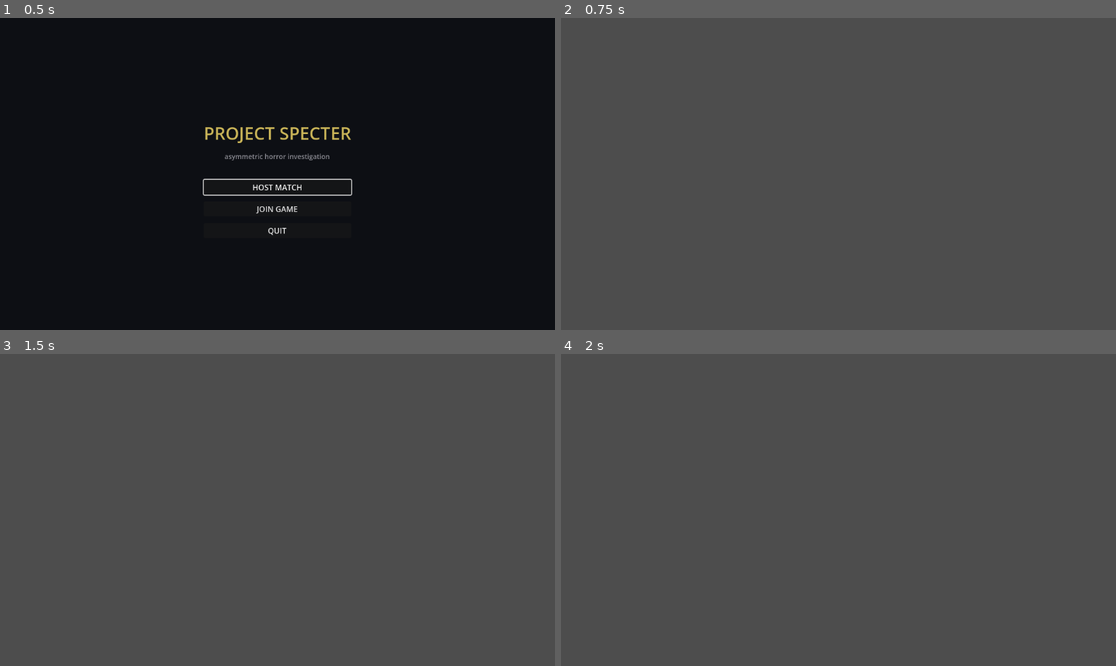
Above: before the commit, frames 1-4 (two rows, left to right).
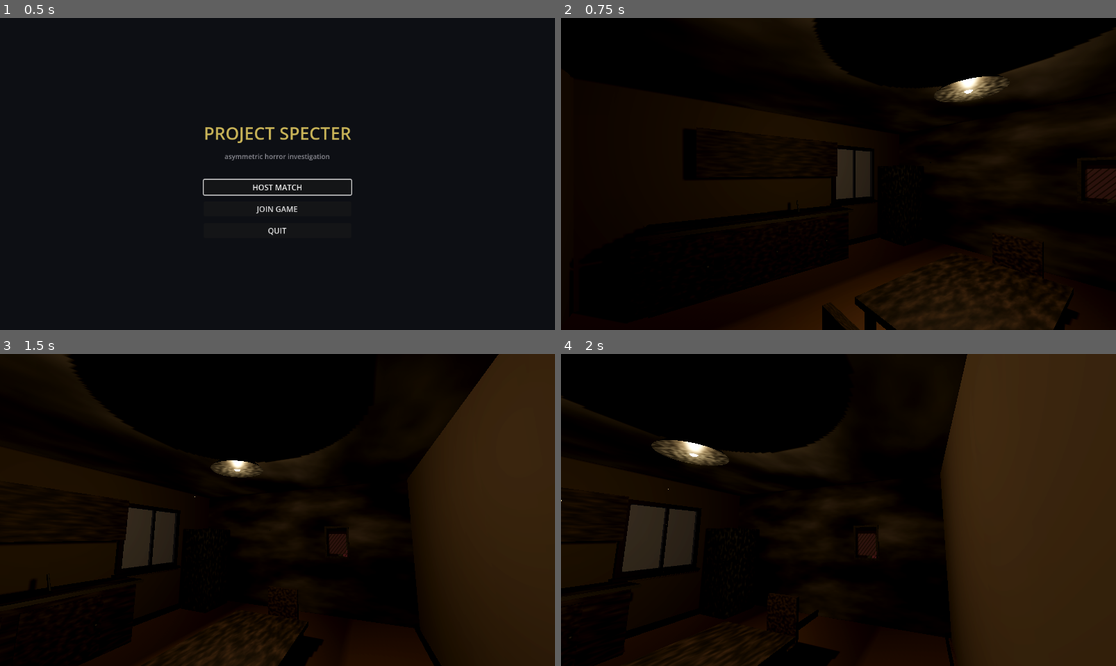
Above: after the commit, the same moments.

Repository: blastbeng/ProjectSpecterV2
Game: Godot game, scene res://scenes/boot.tscn
Same seed, same stepped clock (60 frames per second), same inputs: the game is played once before the commit and once after it.
Inputs (mouse positions are in pixels of both pictures, inside the frame that each line leads up to):
- Up to frame 1 (0.5 s): no input
- Up to frame 2 (0.75 s): click "HOST MATCH" at 0.5 s
- Up to frame 3 (1.5 s): tap Enter (ui_accept) at 1.25 s; move the mouse to (399, 494) at 1.27 s; hold Right (ui_right) from 1.28 s (still down); hold Shift from 1.28 s (still down); click (399, 494) at 1.42 s
- Up to frame 4 (2 s): keep holding Right (ui_right); keep holding Shift; tap Enter (ui_accept) at 1.52 s

Frame 1 is identical in both runs. In frame 2, 100% of the frame differs, in the area x 0-100%, y 0-100%; in frame 3, 100%; in frame 4, 100%.

Commit message:
night environment + MaterialFactory + dressed kitchen room + first-person controller (headless clean)

Diff:
--- a/scripts/gameplay/match.gd
+++ b/scripts/gameplay/match.gd
@@ -1,6 +1,15 @@
 extends Node3D
-## Match scene: currently the visual/atmosphere testbed. Procedural building,
-## environment and first-person controller grow here iteration by iteration.
+## Match scene: assembles night environment, the first dressed room and the
+## player spawn. Procedural building grows here iteration by iteration.
+
+const PLAYER_SPAWN := Vector3(1.2, 0.1, 3.8)
 
 func _ready() -> void:
 	print("MATCH: scene ready")
+	add_child(NightEnvironment.new())
+	add_child(RoomBuilder.new())
+	var player := PlayerController.new()
+	player.name = "Player"
+	add_child(player)
+	player.position = PLAYER_SPAWN
+	player.rotation.y = deg_to_rad(-35.0)  # face the table + counter
--- /dev/null
+++ b/scripts/player/player_controller.gd
@@ -0,0 +1,101 @@
+class_name PlayerController
+extends CharacterBody3D
+## First-person investigator controller (Vision 5.3/5.7 base).
+## Build order keeps everything in code: capsule + camera are created here,
+## so the match scene can simply add a PlayerController node.
+
+const WALK_SPEED := 3.2
+const SPRINT_SPEED := 5.8
+const ACCEL := 9.5
+const DECEL := 11.5
+const GRAVITY := 12.5
+const MOUSE_SENS := 0.0022
+const EYE_HEIGHT := 1.65
+const BOB_AMPLITUDE := 0.032
+const BOB_FREQUENCY := 8.5
+
+var _pitch := 0.0
+var _bob_phase := 0.0
+
+var camera: Camera3D
+
+
+func _ready() -> void:
+	var col := CollisionShape3D.new()
+	var cap := CapsuleShape3D.new()
+	cap.radius = 0.30
+	cap.height = 1.75
+	col.shape = cap
+	col.position = Vector3(0, 0.875, 0)
+	add_child(col)
+
+	camera = Camera3D.new()
+	camera.position = Vector3(0, EYE_HEIGHT, 0)
+	camera.fov = 75.0
+	camera.near = 0.05
+	add_child(camera)
+	camera.current = true
+
+	Input.mouse_mode = Input.MOUSE_MODE_CAPTURED
+
+
+func _unhandled_input(event: InputEvent) -> void:
+	if event is InputEventMouseMotion and Input.mouse_mode == Input.MOUSE_MODE_CAPTURED:
+		rotate_y(-event.relative.x * MOUSE_SENS)
+		_pitch = clampf(_pitch - event.relative.y * MOUSE_SENS, deg_to_rad(-85.0), deg_to_rad(85.0))
+		camera.rotation.x = _pitch
+	elif event.is_action_pressed("ui_cancel"):
+		if Input.mouse_mode == Input.MOUSE_MODE_CAPTURED:
+			Input.mouse_mode = Input.MOUSE_MODE_VISIBLE
+		else:
+			Input.mouse_mode = Input.MOUSE_MODE_CAPTURED
+
+
+func _read_move_input() -> Vector2:
+	var right := 0.0
+	var forward := 0.0
+	if Input.is_physical_key_pressed(KEY_D) or Input.is_physical_key_pressed(KEY_RIGHT):
+		right += 1.0
+	if Input.is_physical_key_pressed(KEY_A) or Input.is_physical_key_pressed(KEY_LEFT):
+		right -= 1.0
+	if Input.is_physical_key_pressed(KEY_W) or Input.is_physical_key_pressed(KEY_UP):
+		forward += 1.0
+	if Input.is_physical_key_pressed(KEY_S) or Input.is_physical_key_pressed(KEY_DOWN):
+		forward -= 1.0
+	# y = forward (+W), so basis * Vector3(x, 0, y) maps into local space.
+	return Vector2(right, forward)
+
+
+func _physics_process(delta: float) -> void:
+	var input_vec := _read_move_input()
+	var direction := (transform.basis * Vector3(input_vec.x, 0.0, input_vec.y))
+	if direction.length_squared() > 1.0:
+		direction = direction.normalized()
+
+	var sprinting := Input.is_physical_key_pressed(KEY_SHIFT) and input_vec.y > 0.1
+	var target_speed := SPRINT_SPEED if sprinting else WALK_SPEED
+	var target := direction * target_speed
+
+	var horiz := Vector2(velocity.x, velocity.z)
+	var rate := ACCEL if direction.length_squared() > 0.01 else DECEL
+	horiz = horiz.lerp(Vector2(target.x, target.z), clampf(rate * delta, 0.0, 1.0))
+	velocity.x = horiz.x
+	velocity.z = horiz.y
+
+	if not is_on_floor():
+		velocity.y -= GRAVITY * delta
+	elif velocity.y < 0.0:
+		velocity.y = 0.0
+
+	move_and_slide()
+
+	# Head bob: only while actually moving on the ground.
+	var speed2 := Vector2(velocity.x, velocity.z).length()
+	var bob_amount := clampf(speed2 / SPRINT_SPEED, 0.0, 1.0)
+	if is_on_floor():
+		_bob_phase += delta * BOB_FREQUENCY * bob_amount
+	else:
+		_bob_phase = lerpf(_bob_phase, roundf(_bob_phase / PI) * PI, 6.0 * delta)
+	var offset := sin(_bob_phase) * BOB_AMPLITUDE * bob_amount
+	camera.position.y = EYE_HEIGHT + offset
+	camera.position.x = cos(_bob_phase * 0.5) * BOB_AMPLITUDE * 0.4 * bob_amount
--- /dev/null
+++ b/scripts/procedural/material_factory.gd
@@ -0,0 +1,240 @@
+class_name MaterialFactory
+extends RefCounted
+## Central procedural material generator (Vision 5.2 / 5.11).
+## Nothing visible keeps a default material: every surface asks this factory.
+## All materials are cached and shared, so repeat surfaces hit the same GPU
+## resource instead of duplicating textures.
+
+const WALL_C := Color("8b8378")
+const DARK_WOOD := Color("4a3b2d")
+const FLOOR_WOOD := Color("6b5237")
+const CONCRETE := Color("8f9296")
+const CEILING_C := Color("7d7a74")
+const METAL := Color("6d7378")
+const LAMP_LIGHT := Color("ffd9a0")
+const DANGER := Color("6e1010")
+const FOG := Color("0b0e14")
+
+static var _cache: Dictionary = {}
+
+
+static func _cached(key: Variant, maker: Callable) -> Material:
+	if _cache.has(key):
+		return _cache[key]
+	var m: Material = maker.call()
+	_cache[key] = m
+	return m
+
+
+## Painted wall with grime noise (Vision 5.11 pattern).
+static func grime(base: Color, rough := 0.9, freq := 0.05) -> StandardMaterial3D:
+	var key := "grime:%s/%.2f/%.3f" % [base.to_html(), rough, freq]
+	if _cache.has(key):
+		return _cache[key]
+	var noise := FastNoiseLite.new()
+	noise.frequency = freq
+	var tex := NoiseTexture2D.new()
+	tex.noise = noise
+	tex.width = 256
+	tex.height = 256
+	var m := StandardMaterial3D.new()
+	m.albedo_color = base   # albedo_color multiplies albedo_texture
+	m.albedo_texture = tex
+	m.roughness = rough
+	_cache[key] = m
+	return m
+
+
+## Vertical wood planks (Vision 5.11 pattern). Tiling: enable repeat + uv scale.
+static func planks(base := Color("6b5237")) -> StandardMaterial3D:
+	var key := "planks:%s" % base.to_html()
+	if _cache.has(key):
+		return _cache[key]
+	var grad := Gradient.new()
+	grad.offsets = PackedFloat32Array([0.0, 0.45, 0.5, 1.0])
+	grad.colors = PackedColorArray([base, base.darkened(0.2), base.darkened(0.4), base])
+	var tex := GradientTexture2D.new()
+	tex.gradient = grad
+	tex.width = 64
+	tex.height = 512
+	tex.fill = GradientTexture2D.FILL_LINEAR
+	tex.fill_from = Vector2(0, 0)
+	tex.fill_to = Vector2(0, 1)
+	tex.repeat = GradientTexture2D.REPEAT
+	var m := StandardMaterial3D.new()
+	m.albedo_color = Color.WHITE
+	m.albedo_texture = tex
+	m.roughness = 0.85
+	_cache[key] = m
+	return m
+
+
+## Painted wallpaper: vertical tone bands over grime for a lived-in wall.
+static func wallpaper(base := WALL_C) -> StandardMaterial3D:
+	var key := "wallpaper:%s" % base.to_html()
+	if _cache.has(key):
+		return _cache[key]
+	var grad := Gradient.new()
+	grad.offsets = PackedFloat32Array([0.0, 0.35, 0.4, 0.75, 0.8, 1.0])
+	grad.colors = PackedColorArray([
+		base, base.darkened(0.06), base, base.lightened(0.04), base, base.darkened(0.05),
+	])
+	var tex := GradientTexture2D.new()
+	tex.gradient = grad
+	tex.width = 512
+	tex.height = 64
+	tex.fill = GradientTexture2D.FILL_LINEAR
+	tex.fill_from = Vector2(0, 0)
+	tex.fill_to = Vector2(1, 0)
+	tex.repeat = GradientTexture2D.REPEAT
+	var noise := FastNoiseLite.new()
+	noise.frequency = 0.04
+	var grain := NoiseTexture2D.new()
+	grain.noise = noise
+	grain.width = 256
+	grain.height = 256
+	var m := StandardMaterial3D.new()
+	m.albedo_color = base
+	m.albedo_texture = tex
+	m.roughness = 0.88
+	_cache[key] = m
+	return m
+
+
+static func wall() -> Material:
+	return wallpaper(WALL_C)
+
+
+static func wall_stained() -> Material:
+	var key := "wall_stained"
+	if _cache.has(key):
+		return _cache[key]
+	var m := StandardMaterial3D.new()
+	var noise := FastNoiseLite.new()
+	noise.frequency = 0.012
+	noise.fractal_octaves = 5
+	var tex := NoiseTexture2D.new()
+	tex.noise = noise
+	tex.width = 512
+	tex.height = 512
+	m.albedo_color = WALL_C.darkened(0.25)
+	m.albedo_texture = tex
+	m.roughness = 0.95
+	_cache[key] = m
+	return m
+
+
+static func floor_wood() -> StandardMaterial3D:
+	var key := "floor_wood"
+	if _cache.has(key):
+		return _cache[key]
+	var m := planks(FLOOR_WOOD)
+	m.uv1_scale = Vector3(3, 4, 1)  # repeat planks across the floor slab
+	m.roughness = 0.8
+	_cache[key] = m
+	return m
+
+
+static func concrete_floor() -> Material:
+	var m := grime(CONCRETE, 0.95, 0.015)
+	_cast(m)
+	return m
+
+
+static func concrete_wall() -> Material:
+	return grime(CONCRETE.darkened(0.15), 0.92, 0.03)
+
+
+static func ceiling() -> Material:
+	return grime(CEILING_C.darkened(0.1), 0.95, 0.02)
+
+
+static func wood_dark() -> Material:
+	return grime(DARK_WOOD, 0.75, 0.09)
+
+
+static func metal() -> Material:
+	return grime(METAL, 0.5, 0.11)
+
+
+static func metal_dark() -> Material:
+	return grime(METAL.darkened(0.3), 0.45, 0.08)
+
+
+## Emissive warm bulb / small light fixtures.
+static func bulb() -> StandardMaterial3D:
+	var key := "bulb"
+	if _cache.has(key):
+		return _cache[key]
+	var m := StandardMaterial3D.new()
+	m.albedo_color = LAMP_LIGHT
+	m.emission_enabled = true
+	m.emission = LAMP_LIGHT
+	m.emission_energy_multiplier = 2.2
+	_cache[key] = m
+	return m
+
+
+## Night window glass: translucent pale blue, faint self-glow.
+static func glass() -> StandardMaterial3D:
+	var key := "glass"
+	if _cache.has(key):
+		return _cache[key]
+	var m := StandardMaterial3D.new()
+	m.transparency = BaseMaterial3D.TRANSPARENCY_ALPHA
+	m.albedo_color = Color(0.72, 0.8, 0.92, 0.18)
+	m.emission_enabled = true
+	m.emission = Color(0.3, 0.38, 0.5)
+	m.emission_energy_multiplier = 0.7
+	m.roughness = 0.1
+	m.metallic = 0.2
+	_cache[key] = m
+	return m
+
+
+## Baseboard / trim.
+static func trim() -> Material:
+	return grime(DARK_WOOD.darkened(0.2), 0.7, 0.12)
+
+
+## Code-made abstract picture for frames (ImageTexture from a pixel loop).
+static func picture_texture(seed_value: int) -> ImageTexture:
+	var img := Image.create(128, 96, false, Image.FORMAT_RGB8)
+	var rng := RandomNumberGenerator.new()
+	rng.seed = seed_value
+	img.fill(Color(0.16, 0.13, 0.1))
+	# Muted background blocks
+	for i in range(5):
+		var c := Color(rng.randf_range(0.25, 0.55), rng.randf_range(0.2, 0.4), rng.randf_range(0.15, 0.4))
+		var x0 := rng.randi_range(4, 80)
+		var y0 := rng.randi_range(4, 50)
+		var w := rng.randi_range(24, 46)
+		var h := rng.randi_range(18, 38)
+		for y in range(y0, mini(y0 + h, 96)):
+			for x in range(x0, mini(x0 + w, 128)):
+				if (x + y) % 7 != 0:  # slight dither so it is not a flat block
+					img.set_pixel(x, y, c)
+	# Dark vignette edges for age
+	for y in range(96):
+		for x in range(128):
+			var edge := float(mini(mini(x, 127 - x), mini(y, 95 - y)))
+			if edge < 6.0:
+				var px := img.get_pixel(x, y).darkened(0.35)
+				img.set_pixel(x, y, px)
+	return ImageTexture.create_from_image(img)
+
+
+## Face texture per Vision 5.11 (verbatim pattern).
+static func face_texture(skin := Color("c8a284")) -> ImageTexture:
+	var img := Image.create(128, 128, false, Image.FORMAT_RGB8)
+	img.fill(skin)
+	var eye := Color(0.04, 0.04, 0.06)
+	for y in range(50, 62):
+		for x in range(38, 52): img.set_pixel(x, y, eye)   # left eye
+		for x in range(76, 90): img.set_pixel(x, y, eye)  # right eye
+	for x in range(46, 82): img.set_pixel(x, 88, Color(0.32, 0.12, 0.12))  # mouth
+	return ImageTexture.create_from_image(img)
+
+
+static func _cast(m: StandardMaterial3D) -> StandardMaterial3D:
+	return m
--- /dev/null
+++ b/scripts/procedural/night_environment.gd
@@ -0,0 +1,57 @@
+class_name NightEnvironment
+extends Node3D
+## Global night atmosphere per Vision 5.1: dark sky, low ambient, ACES tonemap,
+## subtle glow, fog, faint moonlight. Added once by the match scene.
+
+func _ready() -> void:
+	_build_environment()
+	_build_moonlight()
+
+func _build_environment() -> void:
+	var sky_mat := ProceduralSkyMaterial.new()
+	sky_mat.sky_top_color = Color(0.01, 0.014, 0.028)
+	sky_mat.sky_horizon_color = Color("10141c")
+	sky_mat.sky_curve = 0.12
+	sky_mat.ground_bottom_color = Color(0.005, 0.006, 0.01)
+	sky_mat.ground_horizon_color = Color("0b0e14")
+	sky_mat.sun_angle_max = 8.0
+
+	var sky := Sky.new()
+	sky.sky_material = sky_mat
+
+	var env := Environment.new()
+	env.background_mode = Environment.BG_SKY
+	env.sky = sky
+	env.ambient_light_source = Environment.AMBIENT_SOURCE_COLOR
+	env.ambient_light_color = Color("10141c")
+	env.ambient_light_energy = 0.65
+	env.tonemap_mode = Environment.TONE_MAPPER_ACES
+	env.tonemap_exposure = 0.9
+	env.glow_enabled = true
+	env.glow_intensity = 0.5
+	env.glow_bloom = 0.05
+	env.fog_enabled = true
+	env.fog_light_color = Color("0b0e14")
+	env.fog_density = 0.022
+	env.fog_sky_affect = 0.15
+
+	# Desktop-only extras per Vision 5.1 (never on Android quality).
+	if not OS.has_feature("mobile") and DisplayServer.get_name() != "headless":
+		env.volumetric_fog_enabled = true
+		env.volumetric_fog_density = 0.03
+		env.volumetric_fog_albedo = Color("0b0e14")
+
+	var we := WorldEnvironment.new()
+	we.name = "NightWorldEnvironment"
+	we.environment = env
+	add_child(we)
+
+func _build_moonlight() -> void:
+	var moon := DirectionalLight3D.new()
+	moon.name = "Moonlight"
+	moon.light_color = Color(0.55, 0.65, 0.85)
+	moon.light_energy = 0.12
+	moon.light_indirect_energy = 0.4
+	moon.shadow_enabled = true
+	moon.rotation_degrees = Vector3(-38.0, 32.0, 0.0)
+	add_child(moon)
--- /dev/null
+++ b/scripts/procedural/room_builder.gd
@@ -0,0 +1,235 @@
+class_name RoomBuilder
+extends Node3D
+## One dressed kitchen per Vision 5.4/5.5/5.6: shell (floor/walls/ceiling with
+## baseboards), counter run with sink, fridge, table + 2 chairs, hanging lamp
+## with fixture mesh, window with frame + glass, framed pictures, dust motes.
+## Everything rests on the floor with collision; nothing floats.
+
+const CEIL_H := 2.8
+const ROOM_W := 6.0
+const ROOM_D := 5.0
+const WT := 0.10  # wall thickness
+
+
+func _box(size: Vector3, mat: Material) -> MeshInstance3D:
+	var mi := MeshInstance3D.new()
+	var mesh := BoxMesh.new()
+	mesh.size = size
+	mi.mesh = mesh
+	mi.material_override = mat
+	return mi
+
+
+func _place(node: Node3D, pos: Vector3) -> void:
+	add_child(node)
+	node.position = pos
+
+
+## Solid, visible, collidable box.
+func _solid(size: Vector3, mat: Material, pos: Vector3) -> StaticBody3D:
+	var body := StaticBody3D.new()
+	body.add_child(_box(size, mat))
+	var cs := CollisionShape3D.new()
+	var shape := BoxShape3D.new()
+	shape.size = size
+	cs.shape = shape
+	cs.position = Vector3.ZERO
+	body.add_child(cs)
+	_place(body, pos)
+	return body
+
+
+## Wall with rotation support (collision included).
+func _wall(size: Vector3, mat: Material, pos: Vector3, rot_y_deg: float) -> void:
+	var body := _solid(size, mat, pos)
+	body.rotation.y = deg_to_rad(rot_y_deg)
+
+
+# ---------- shell ----------
+
+func _build_shell() -> void:
+	# Floor: slab top exactly at y = 0.
+	_solid(Vector3(ROOM_W, 0.1, ROOM_D), MaterialFactory.floor_wood(), Vector3(ROOM_W / 2.0, -0.05, ROOM_D / 2.0))
+	# Ceiling (decor only).
+	_place(_box(Vector3(ROOM_W, 0.1, ROOM_D), MaterialFactory.ceiling()), Vector3(ROOM_W / 2.0, CEIL_H + 0.05, ROOM_D / 2.0))
+	# Four walls.
+	_wall(Vector3(ROOM_W + 2 * WT, CEIL_H, WT), MaterialFactory.wall(), Vector3(ROOM_W / 2.0, CEIL_H / 2.0, -WT / 2.0), 0.0)
+	_wall(Vector3(ROOM_W + 2 * WT, CEIL_H, WT), MaterialFactory.wall(), Vector3(ROOM_W / 2.0, CEIL_H / 2.0, ROOM_D + WT / 2.0), 0.0)
+	_wall(Vector3(WT, CEIL_H, ROOM_D), MaterialFactory.wall(), Vector3(-WT / 2.0, CEIL_H / 2.0, ROOM_D / 2.0), 0.0)
+	_wall(Vector3(WT, CEIL_H, ROOM_D), MaterialFactory.wall_stained(), Vector3(ROOM_W + WT / 2.0, CEIL_H / 2.0, ROOM_D / 2.0), 0.0)
+	# Baseboards, slightly offset inward from each wall face.
+	var inset := 0.08
+	_place(_box(Vector3(ROOM_W - 0.2, 0.12, 0.03), MaterialFactory.trim()), Vector3(ROOM_W / 2.0, 0.06, inset))
+	_place(_box(Vector3(ROOM_W - 0.2, 0.12, 0.03), MaterialFactory.trim()), Vector3(ROOM_W / 2.0, 0.06, ROOM_D - inset))
+	_place(_box(Vector3(ROOM_D - 0.2, 0.12, 0.03), MaterialFactory.trim()), Vector3(inset, 0.06, ROOM_D / 2.0))
+	_place(_box(Vector3(ROOM_D - 0.2, 0.12, 0.03), MaterialFactory.trim()), Vector3(ROOM_W - inset, 0.06, ROOM_D / 2.0))
+
+
+# ---------- kitchen kit (Vision 5.5) ----------
+
+func _build_counter_run() -> void:
+	var top_mat := MaterialFactory.grime(Color("6d6a63"), 0.6, 0.06)
+	var basin_mat := MaterialFactory.grime(Color("2e3236"), 0.35, 0.1)
+	var wood := MaterialFactory.wood_dark()
+	# Lower run on the north wall.
+	_solid(Vector3(2.9, 0.9, 0.62), wood, Vector3(2.2, 0.45, 0.34))
+	_solid(Vector3(3.1, 0.05, 0.68), top_mat, Vector3(2.2, 0.925, 0.34))
+	# Sink basin inset + faucet.
+	_place(_box(Vector3(0.42, 0.05, 0.34), basin_mat), Vector3(2.5, 0.95, 0.34))
+	var faucet := MeshInstance3D.new()
+	var fm := CylinderMesh.new()
+	fm.top_radius = 0.012
+	fm.bottom_radius = 0.016
+	fm.height = 0.26
+	faucet.mesh = fm
+	faucet.material_override = MaterialFactory.metal()
+	_place(faucet, Vector3(2.72, 1.05, 0.34))
+	faucet.rotation_degrees = Vector3(0, 0, 10)
+	# Upper cabinets.
+	_solid(Vector3(2.4, 0.7, 0.34), wood, Vector3(2.4, 1.95, 0.17))
+	# Cabinet door panels + knobs.
+	for i in range(3):
+		var door := _box(Vector3(0.78, 0.76, 0.02), wood)
+		_place(door, Vector3(1.0 + 0.9 * i, 0.45, 0.665))
+		var knob := MeshInstance3D.new()
+		var km := SphereMesh.new()
+		km.radius = 0.02
+		km.height = 0.04
+		knob.mesh = km
+		knob.material_override = MaterialFactory.metal()
+		_place(knob, Vector3(1.0 + 0.9 * i + 0.32, 0.45, 0.685))
+
+
+func _build_fridge() -> void:
+	_solid(Vector3(0.75, 1.85, 0.72), MaterialFactory.metal(), Vector3(5.45, 0.925, 0.5))
+	var handle := MeshInstance3D.new()
+	var hm := CylinderMesh.new()
+	hm.top_radius = 0.015
+	hm.bottom_radius = 0.015
+	hm.height = 0.5
+	handle.mesh = hm
+	handle.material_override = MaterialFactory.metal_dark()
+	_place(handle, Vector3(5.1, 1.15, 0.86))
+	handle.rotation_degrees = Vector3(0, 0, 90)
+
+
+func _build_table_and_chairs() -> void:
+	var wood := MaterialFactory.wood_dark()
+	var seat_mat := MaterialFactory.grime(Color("5a4632"), 0.8, 0.09)
+	# Table top (solid) + 4 legs.
+	_solid(Vector3(1.5, 0.05, 0.9), wood, Vector3(2.9, 0.725, 3.1))
+	for cx in [2.24, 3.56]:
+		for cz in [2.72, 3.48]:
+			_place(_box(Vector3(0.06, 0.70, 0.06), wood), Vector3(cx, 0.35, cz))
+	# Two chairs facing each other across the table (x sides).
+	for cx in [1.95, 3.85]:
+		_solid(Vector3(0.42, 0.05, 0.42), seat_mat, Vector3(cx, 0.45, 3.1))
+		var back := _box(Vector3(0.05, 0.5, 0.42), seat_mat)
+		var bx: float = cx - 0.19 if cx < 2.9 else cx + 0.19
+		_place(back, Vector3(bx, 0.72, 3.1))
+		for cz in [2.94, 3.26]:
+			_place(_box(Vector3(0.04, 0.45, 0.04), wood), Vector3(cx - 0.16, 0.225, cz))
+			_place(_box(Vector3(0.04, 0.45, 0.04), wood), Vector3(cx + 0.16, 0.225, cz))
+
+
+# ---------- window / pictures / lamp / dust ----------
+
+func _build_window() -> void:
+	var frame_mat := MaterialFactory.trim()
+	# North wall interior face at z = 0. Glazed assembly between counter and fridge.
+	var cx := 4.3
+	var cy := 1.65
+	_place(_box(Vector3(0.08, 1.3, 0.07), frame_mat), Vector3(cx - 0.60, cy, 0.035))
+	_place(_box(Vector3(0.08, 1.3, 0.07), frame_mat), Vector3(cx + 0.60, cy, 0.035))
+	_place(_box(Vector3(1.28, 0.08, 0.07), frame_mat), Vector3(cx, cy + 0.61, 0.035))
+	_place(_box(Vector3(1.28, 0.08, 0.07), frame_mat), Vector3(cx, cy - 0.61, 0.035))
+	# Center muntin
+	_place(_box(Vector3(0.05, 1.2, 0.05), frame_mat), Vector3(cx, cy, 0.03))
+	# Glass
+	_place(_box(Vector3(1.16, 1.18, 0.015), MaterialFactory.glass()), Vector3(cx, cy, 0.045))
+	# Sill
+	_place(_box(Vector3(1.36, 0.05, 0.14), frame_mat), Vector3(cx, 0.965, 0.07))
+
+
+func _picture(pos: Vector3, rot_y_deg: float, seed_value: int, w := 0.50, h := 0.68) -> void:
+	var frame := _box(Vector3(w, h, 0.035), MaterialFactory.trim())
+	var canvas := _box(Vector3(w - 0.08, h - 0.08, 0.02), StandardMaterial3D.new())
+	var cm := canvas.material_override as StandardMaterial3D
+	cm.albedo_texture = MaterialFactory.picture_texture(seed_value)
+	cm.roughness = 0.9
+	frame.add_child(canvas)
+	canvas.position = Vector3(0, 0, 0.012)
+	_place(frame, pos)
+	frame.rotation.y = deg_to_rad(rot_y_deg)
+
+
+func _build_pictures() -> void:
+	_picture(Vector3(1.3, 1.62, ROOM_D - 0.055), 0.0, 11)
+	_picture(Vector3(ROOM_W - 0.055, 1.55, 3.6), -90.0, 7)
+
+
+func _build_lamp() -> void:
+	var lx := 2.9
+	var lz := 3.1
+	# Cord
+	_place(_box(Vector3(0.02, 0.38, 0.02), MaterialFactory.metal_dark()), Vector3(lx, 2.61, lz))
+	# Shade
+	var shade := MeshInstance3D.new()
+	var sm := CylinderMesh.new()
+	sm.top_radius = 0.04
+	sm.bottom_radius = 0.24
+	sm.height = 0.18
+	shade.mesh = sm
+	shade.material_override = MaterialFactory.metal_dark()
+	_place(shade, Vector3(lx, 2.37, lz))
+	# Emissive bulb
+	var bulb := MeshInstance3D.new()
+	var bm := SphereMesh.new()
+	bm.radius = 0.035
+	bm.height = 0.07
+	bulb.mesh = bm
+	bulb.material_override = MaterialFactory.bulb()
+	_place(bulb, Vector3(lx, 2.30, lz))
+	# Warm light
+	var light := OmniLight3D.new()
+	light.light_color = MaterialFactory.LAMP_LIGHT
+	light.light_energy = 1.2
+	light.omni_range = 9.0
+	light.shadow_enabled = true
+	_place(light, Vector3(lx, 2.18, lz))
+
+
+func _build_dust() -> void:
+	var p := GPUParticles3D.new()
+	var pm := ParticleProcessMaterial.new()
+	pm.emission_shape = ParticleProcessMaterial.EMISSION_SHAPE_BOX
+	pm.emission_box_extents = Vector3(0.8, 0.35, 0.8)
+	pm.gravity = Vector3(0, 0.01, 0)
+	pm.initial_velocity_min = 0.02
+	pm.initial_velocity_max = 0.08
+	pm.scale_min = 0.5
+	pm.scale_max = 1.0
+	p.process_material = pm
+	var dm := SphereMesh.new()
+	dm.radius = 0.006
+	dm.height = 0.012
+	var dmat := StandardMaterial3D.new()
+	dmat.albedo_color = Color(0.75, 0.72, 0.62)
+	dmat.roughness = 1.0
+	dm.material = dmat
+	p.draw_pass_1 = dm
+	p.amount = 24
+	p.lifetime = 7.0
+	p.randomness = 1.0
+	_place(p, Vector3(2.9, 1.95, 3.1))
+
+
+func _ready() -> void:
+	_build_shell()
+	_build_counter_run()
+	_build_fridge()
+	_build_table_and_chairs()
+	_build_window()
+	_build_pictures()
+	_build_lamp()
+	_build_dust()
Not shown, added: scripts/player/player_controller.gd.uid
Not shown, added: scripts/procedural/material_factory.gd.uid
Not shown, added: scripts/procedural/night_environment.gd.uid
Not shown, added: scripts/procedural/room_builder.gd.uid
